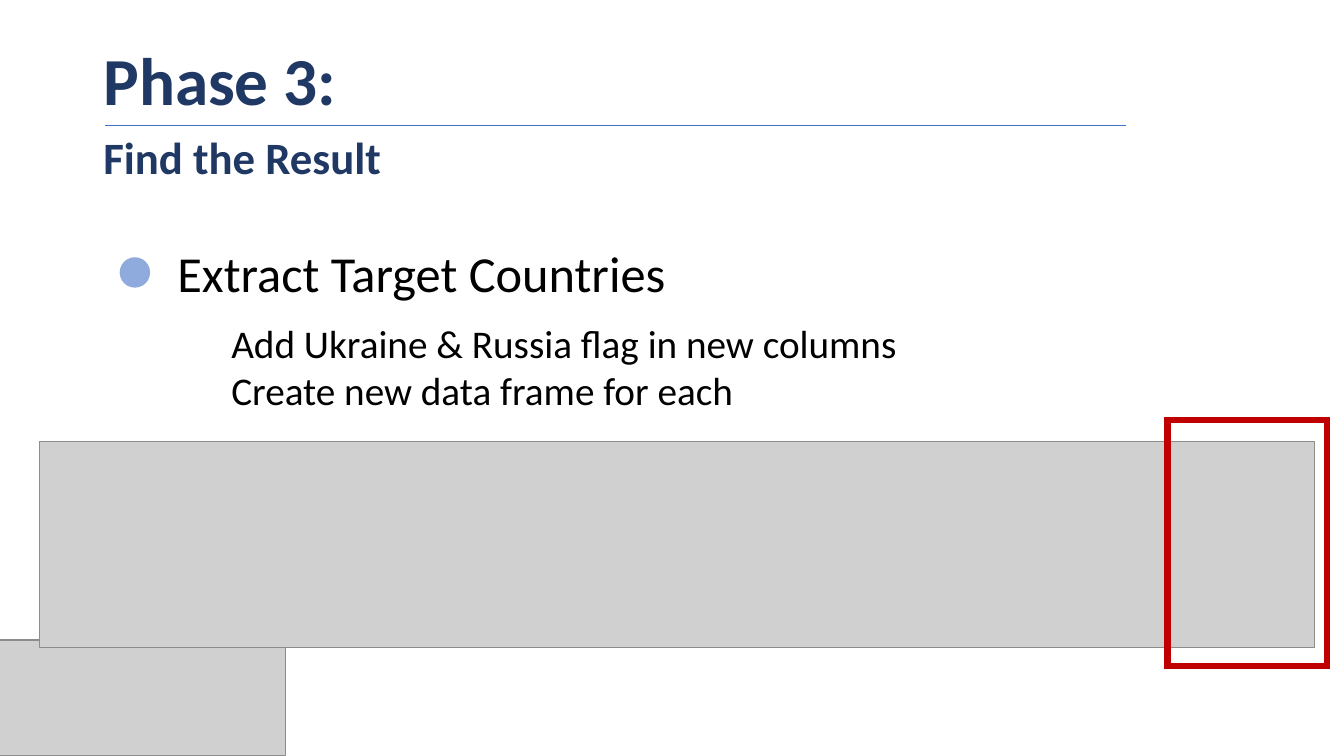
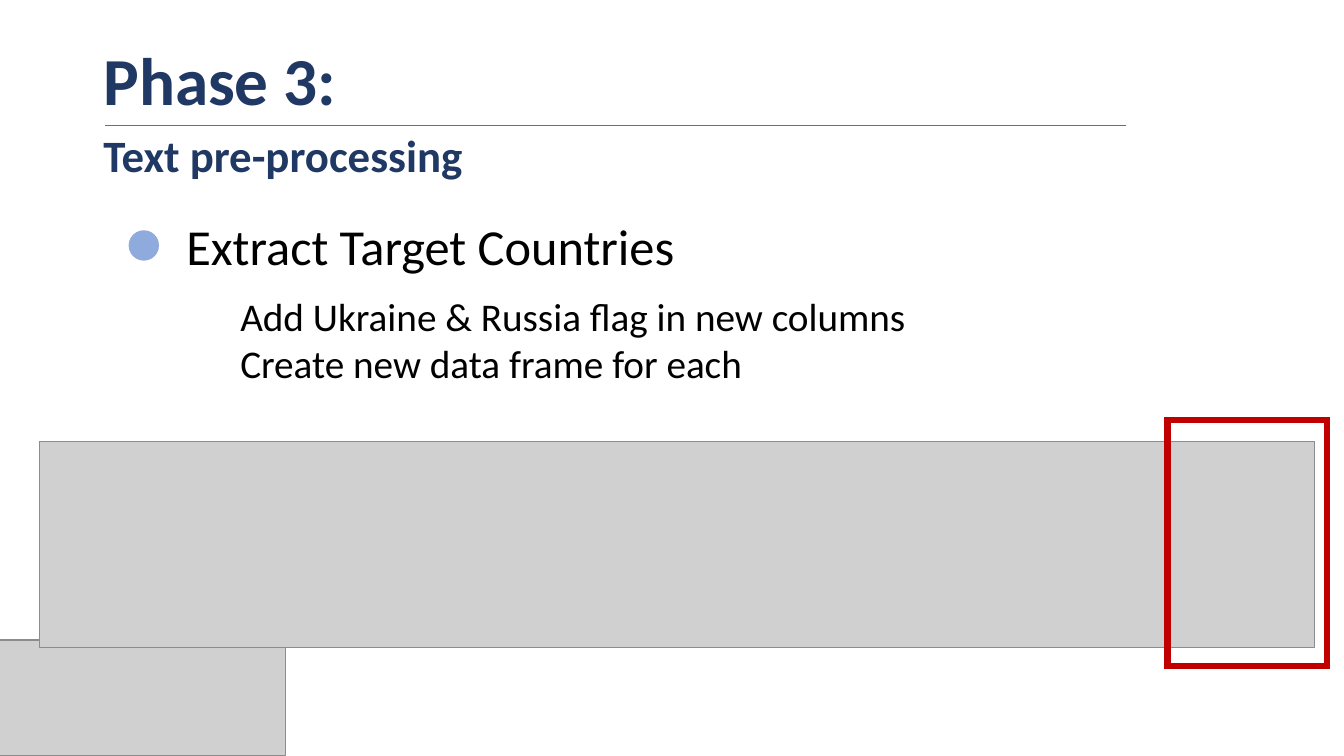
Before and after one commit to samah-balkhair/Tweets_Opinions, a slide deck: slide 17 of presentation/MIDS_SamahBalkhair_Tweets_Opinions.pptx (slide 16 before the commit). Drawn at 1344x756 pixels with LibreOffice and Linux fonts; fonts in the diff are those of the drawing; grey boxes stand for pictures. Boxes give left, top, right and bottom in pixels: in the first picture for what was removed or moved away, otherwise in the second. Text is boxed around its words. In the diff, an @@ line names an element or a change of style, - is before the commit and + after.

```diff
--- a/presentation/MIDS_SamahBalkhair_Tweets_Opinions.pptx
+++ b/presentation/MIDS_SamahBalkhair_Tweets_Opinions.pptx
@@ text removed at [103,142,381,175] @@
-Find the Result
@@ text added at [103,140,462,180], 32 pt, text #203864, bold @@
+Text pre-processing
@@ ellipse: place and size @@
-ellipse at [120,257,150,287]
+ellipse at [129,230,159,260]
@@ text "Extract Target Countries": place and size @@
-text "Extract Target Countries" at [177,257,666,301]
+text "Extract Target Countries" at [186,230,675,274]
@@ text "Add Ukraine & Russia flag ...": place and size @@
-text "Add Ukraine & Russia flag ..." at [231,330,897,406]
+text "Add Ukraine & Russia flag ..." at [240,303,906,379]
```
Also in this commit, not shown: 8 other slides changed, 7 slides added, 1 slide removed, 6 other files.
